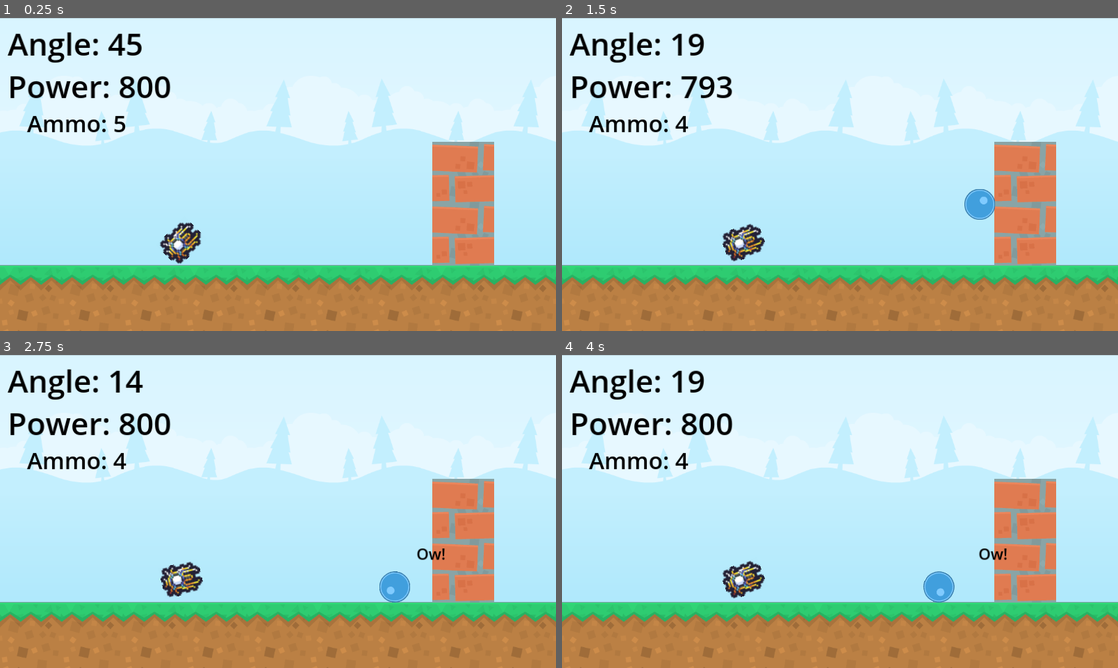
Above: before the commit, frames 1-4 (two rows, left to right).
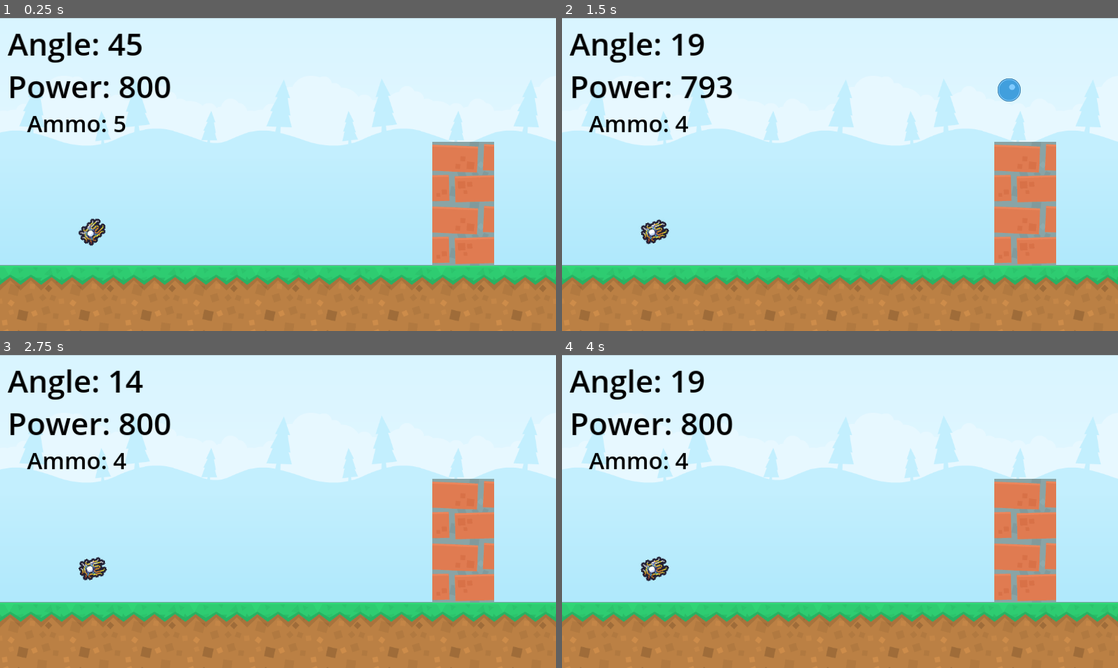
Above: after the commit, the same moments.

Repository: bsu-cs315/E1-Robinson
Game: Godot game, scene res://world.tscn
Two runs of this game, one before a commit and one after it. Both use one fixed random seed, a clock stepped at 60 frames per second and the inputs below. Sound files missing from this copy of the repository are replaced by a short silence.
Inputs:
- Up to frame 1 (0.25 s): no input
- Up to frame 2 (1.5 s): tap Enter at 0.5 s; hold Right (angle_right) 0.53-1.28 s; tap Space (launch) at 0.6 s; hold Left (angle_left) from 1.28 s (still down); tap S (decrease_power) at 1.35 s
- Up to frame 3 (2.75 s): tap Space (launch) at 1.55, 2.3 s; release Left (angle_left) at 2.03 s; hold Right (angle_right) from 2.03 s (still down); tap W (increase_power) at 2.1 s
- Up to frame 4 (4 s): tap Space (launch) at 2.85, 3.6 s; release Right (angle_right) at 3.53 s; hold Left (angle_left) from 3.53 s (still down)

The runs differ from the first frame. In frame 1, 0.9% of the frame differs, in the area x 14-37%, y 64-79%; in frame 2, 1.6%, in the area x 14-83%, y 19-78%; in frame 3, 1.4%; in frame 4, 1.4%.

Commit message:
Change launcher and ball size

Diff:
--- a/project/ball.tscn
+++ b/project/ball.tscn
@@ -4,7 +4,7 @@
 [ext_resource type="Texture2D" uid="uid://cje2un1c3qbfs" path="res://textures/ball_blue_large.png" id="2_sioio"]
 
 [sub_resource type="CircleShape2D" id="CircleShape2D_kgu22"]
-radius = 32.0156
+radius = 22.0
 
 [node name="Ball" type="RigidBody2D"]
 contact_monitor = true
@@ -15,6 +15,7 @@
 shape = SubResource("CircleShape2D_kgu22")
 
 [node name="BallSprite" type="Sprite2D" parent="."]
+scale = Vector2(0.75, 0.75)
 texture = ExtResource("2_sioio")
 
 [connection signal="body_entered" from="." to="." method="_on_body_entered"]
--- a/project/launcher.gd
+++ b/project/launcher.gd
@@ -25,7 +25,7 @@
 	if Input.is_action_just_pressed("launch") and launched == false and ammo != 0:
 		launched = true
 		ammo -= 1
-		var impulse = Vector2(1,0) * power
+		var impulse = Vector2(1,0) * power * 1.5
 		var ball : RigidBody2D = preload("res://ball.tscn").instantiate()
 		get_parent().add_child(ball)
 		launch_sound()
--- a/project/world.tscn
+++ b/project/world.tscn
@@ -169,8 +169,8 @@
 shape = SubResource("RectangleShape2D_m25uf")
 
 [node name="Launcher" parent="." instance=ExtResource("3_x6pc6")]
-position = Vector2(376, 464)
-scale = Vector2(3, 3)
+position = Vector2(192, 442)
+scale = Vector2(2, 2)
 
 [node name="CollideLabel" type="Label" parent="."]
 visible = false
Not shown, changed: docs/index.html
Not shown, changed: docs/index.pck
